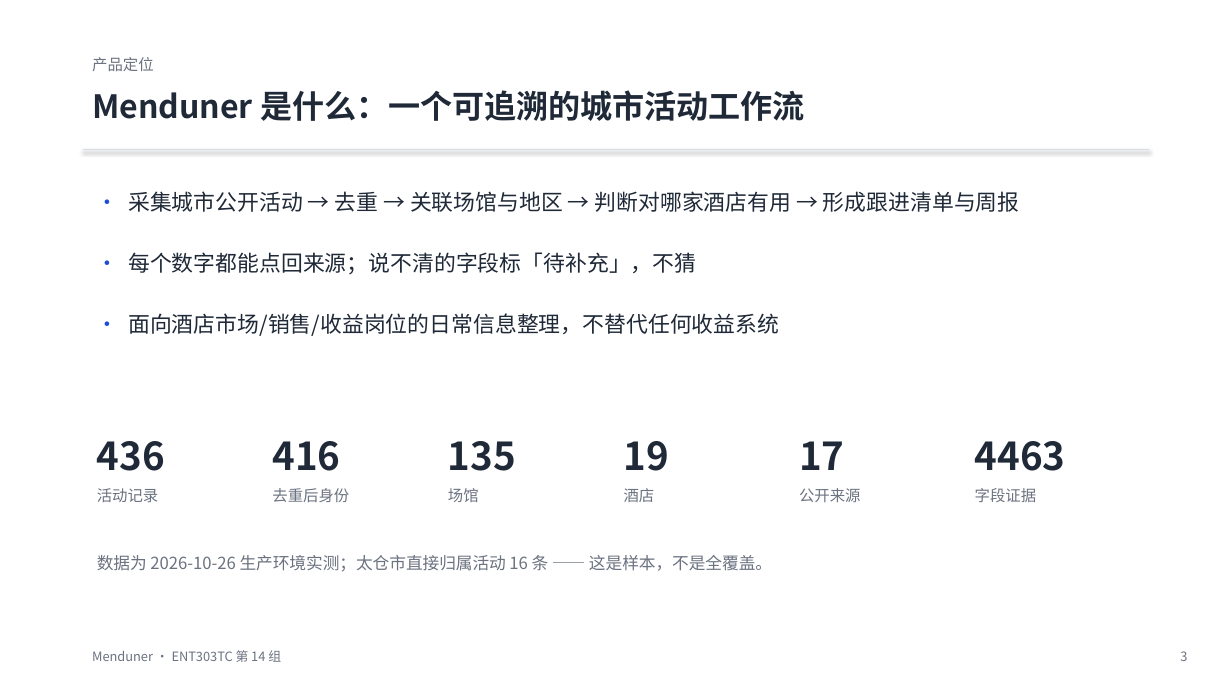
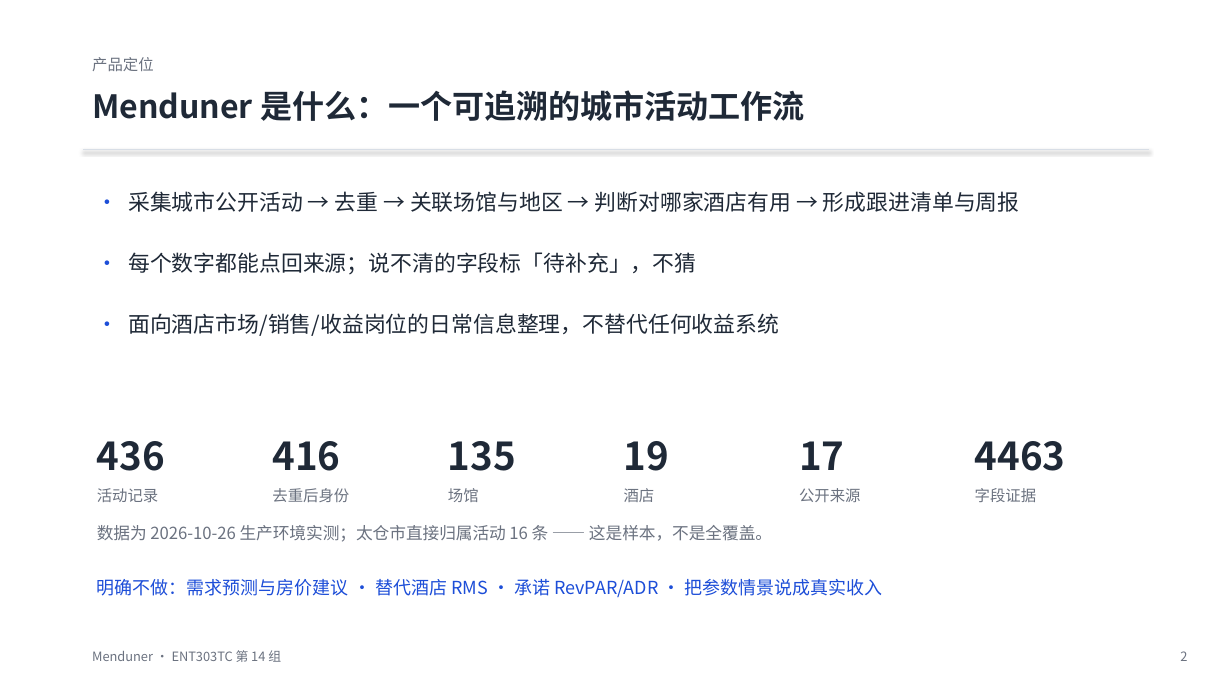
Before and after one commit to Haoran-Ding23/Menduner, a slide deck: slide 2 of deliverables/Menduner_企业导师交流.pptx (slide 3 before the commit). Drawn at 1232x693 pixels with LibreOffice and Linux fonts; fonts in the diff are those of the drawing. Boxes give left, top, right and bottom in pixels: in the first picture for what was removed or moved away, otherwise in the second. Text is boxed around its words. In the diff, an @@ line names an element or a change of style, - is before the commit and + after.

Commit message:
按 GPT Round 13 审核意见修订：PPT 压到 10 页、改写易被反驳的一句、三个问题调整时机
GPT 提出的三点与处理：
1. 最易被反驳的是「每日快照 3 份可看新增/改期/消失」→ 已改写为「已积累 3 份历史快照，可比较对应
   时间区间内观察到的信息变化；未再次采集到的活动标【待核验】，不直接判定为取消」
2. 15 页偏多 → 压到 10 页：删第 2 页(30/40/30 并入封面)、第 5 页(演示路径并入动作一眉标)、
   第 9 页(六个功能页说明移入 Word 附录)、第 10 页(边界并入产品定位页)、第 13 页(路线图保留在 Word)
3. Word 三个问题调整：Q3 改为「目前活动信息获取中哪个环节最耗费时间」（不质疑对方工作）；
   Q8 改为先问行业通用评估方法（不打听 ADR/RevPAR 敏感数据）；Q10 标注「试点有反馈之后再问」；
   并在顺序原则里写明首访只问 1、2、4、5、6 五题

校验：PPT 10 页、无元素越界、结构检查通过；DOCX 新增第七节功能页说明表，结构检查通过。
新增 scripts/patch_mentor_round13.py 与 patch_mentor_pages.py（保留改法可追溯）。

```diff
--- a/deliverables/Menduner_企业导师交流.pptx
+++ b/deliverables/Menduner_企业导师交流.pptx
@@ text "数据为 2026-10-26 生产环境实测；太仓市直接归属活动 16 条 ...": place and size @@
-text "数据为 2026-10-26 生产环境实测；太仓市直接归属活动 16 条 ..." at bbox=[97, 555, 772, 572]
+text "数据为 2026-10-26 生产环境实测；太仓市直接归属活动 16 条 ..." at bbox=[97, 525, 772, 542]
@@ text added at bbox=[97, 579, 883, 597], 14 pt, text #1D4ED8 @@
+明确不做：需求预测与房价建议 · 替代酒店 RMS · 承诺 RevPAR/ADR · 把参数情景说成真实收入
```
Also in this commit, not shown: 8 other slides changed, 5 slides removed, 4 other files.
